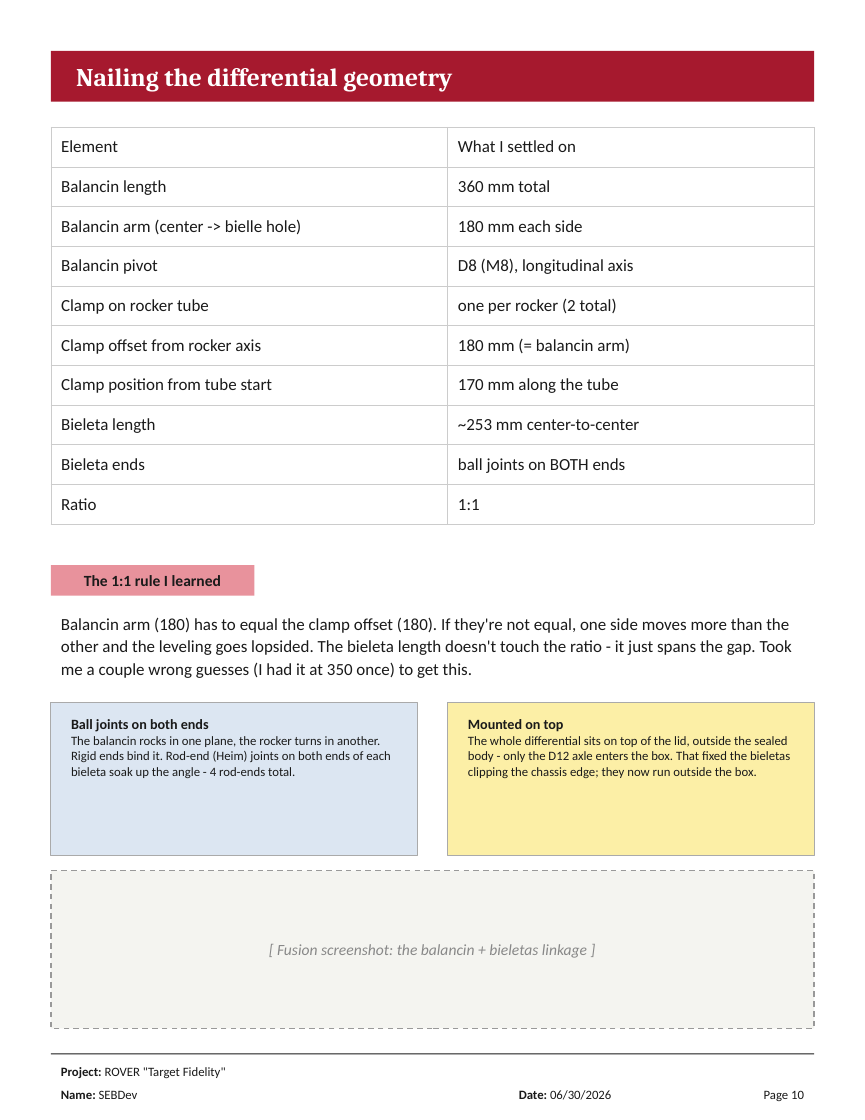
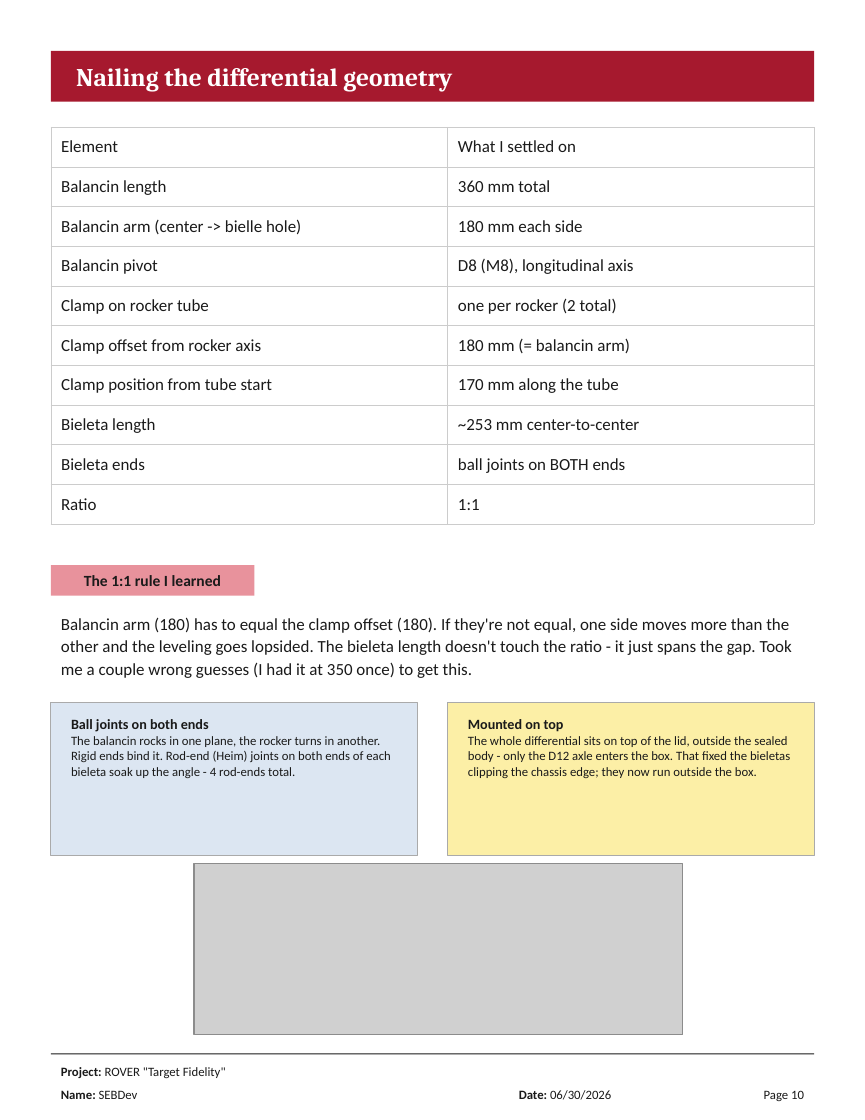
Before and after one commit to tansenseb-wq/ROVER-Target-Fidelity-, a slide deck: slide 10 of Journal/Librito_Rover x_x (CreacionSistemaMecanico) .pptx. Drawn at 865x1120 pixels with LibreOffice and Linux fonts; fonts in the diff are those of the drawing; grey boxes stand for pictures. Boxes give left, top, right and bottom in pixels: in the first picture for what was removed or moved away, otherwise in the second. Text is boxed around its words. In the diff, an @@ line names an element or a change of style, - is before the commit and + after.

```diff
--- a/Journal/Librito_Rover x_x (CreacionSistemaMecanico) .pptx
+++ b/Journal/Librito_Rover x_x (CreacionSistemaMecanico) .pptx
@@ picture added at bbox=[194, 863, 683, 1034] @@
@@ rectangle removed at bbox=[51, 870, 814, 1028] @@
@@ text removed at bbox=[277, 944, 587, 958] @@
-[ Fusion screenshot: the balancin + bieletas linkage ]
```
Also in this commit, not shown: 12 other slides changed, 2 other files.
